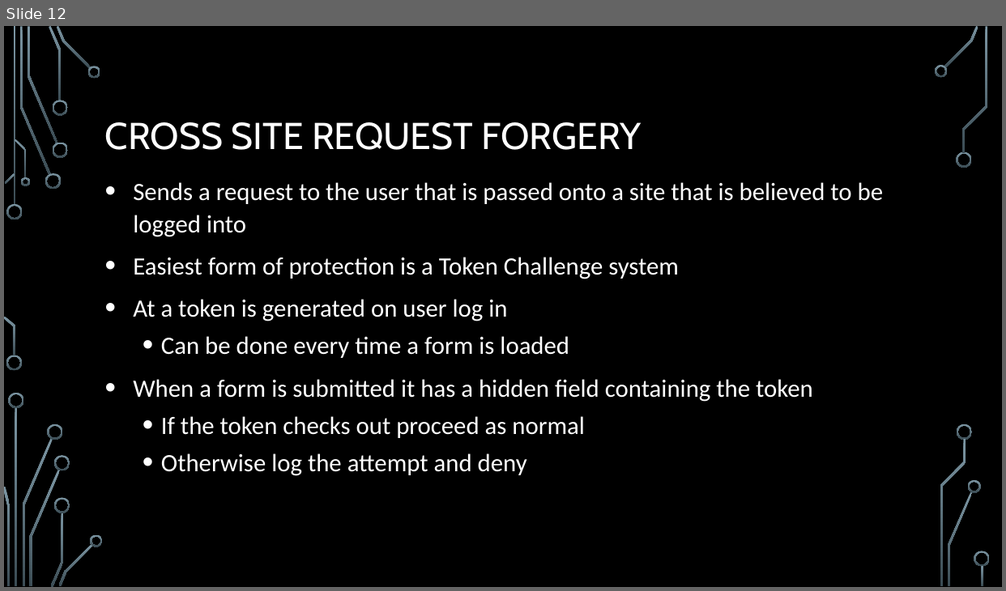
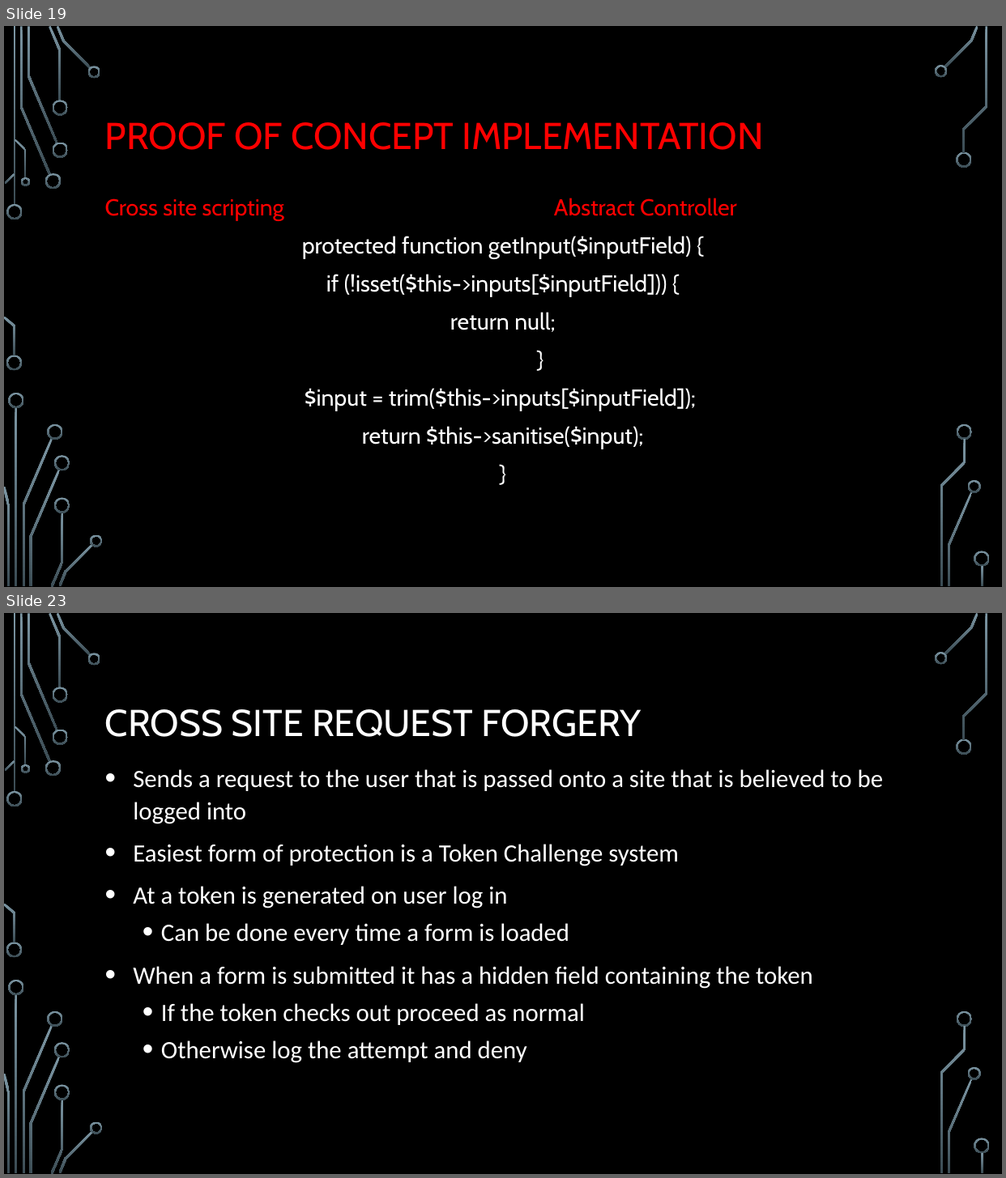
Before and after one commit to KBarros2014/TEAMB, a slide deck: site/Presentation doc/Php assignment.pptx. Shown one above the other, each under a label of ours: slide 12 before the commit, slides 19 and 23 after it; the slides between them are not shown. The pictures are 1006x591 and 1006x1178 pixels, drawn with LibreOffice and Linux fonts; fonts in the diff are those of the drawing; background and template pictures are left out. Boxes give left, top, right and bottom in pixels: in the first picture for what was removed or moved away, otherwise in the second. Text is boxed around its words. In the diff, an @@ line names an element or a change of style, - is before the commit and + after.

```diff
--- a/site/Presentation doc/Php assignment.pptx
+++ b/site/Presentation doc/Php assignment.pptx
@@ slide 19 added at [4,26,1002,587], background picture (left out); not listed: 36 template elements that a slide beside it also shows @@
@@ title added at [105,122,764,150], 36 pt, text #FF0000 @@
+PROOF OF CONCEPT IMPLEMENTATION
@@ text added at [105,198,737,450], 22.2 pt, text #FFFFFF @@
+Cross site scripting Abstract Controller
+protected function getInput($inputField) {
+if (!isset($this->inputs[$inputField])) {
+return null;
+}
+$input = trim($this->inputs[$inputField]);
+return $this->sanitise($input);
+}
@@ what was slide 12 is now slide 23 @@
```
Also in this commit, not shown: 4 slides changed, 13 other slides added, 3 slides removed, 1 other file.
